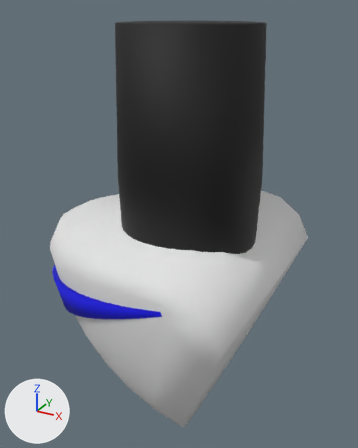
The OBJ model app/simspark/models/lupperarm.obj as it was, and as the next commit left it.
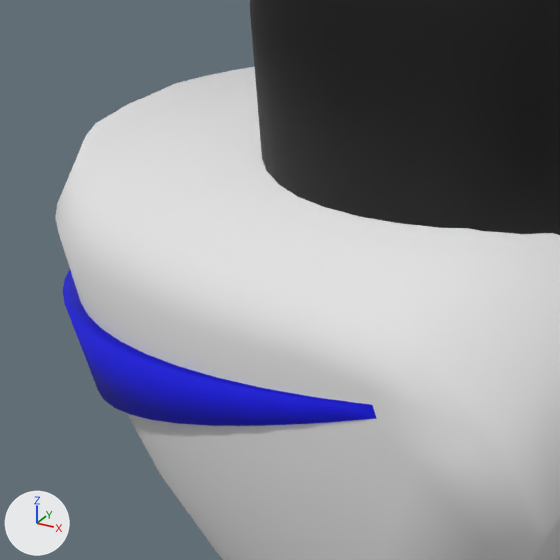
Old and new are each drawn whole from a 50 mm camera at (1.11, -1.94, 1.02) aimed at (0.01, 0.07, 0.02) and again close up on the part from 9% to 63% of the width and 38% to 82% of the height. The axes (+X, +Y, +Z) are drawn at lower left. The lights are the same throughout. Where no turn or scale is listed for an object, it has been applied to the vertices. Vertices at the same position are counted once.

The first close-up shows 'upperarm_Cylinder'.
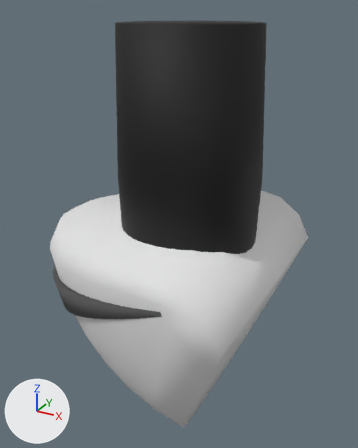
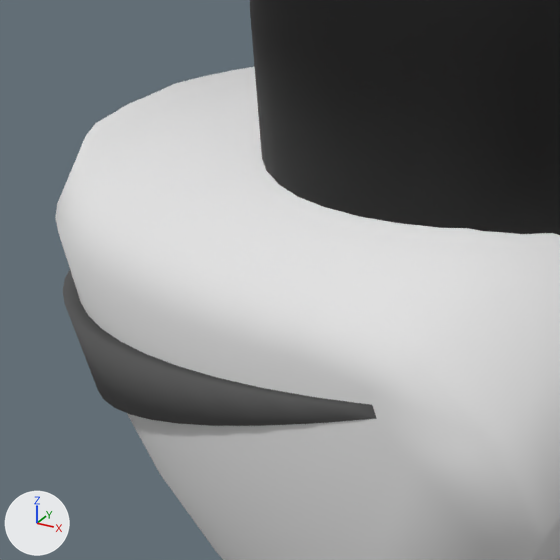
Where the change shows, as pixel boxes [x1, y1, x2, y2] in the close-ups (560 x 560 px):
```json
{"part": 1, "of": "me_upperarm_cylinder", "change": "recoloured", "before": [63, 270, 377, 426], "after": [63, 270, 377, 426], "on screen": "blue to grey"}
```

Scene script edits in JSON lines:
```json
{"op": "add", "block": "mat_matteam", "code": ["mat_matteam = principled_material('matTeam')", "mat_matteam.base_color = (0.1, 0.1, 0.1)  # dark grey #595959", "mat_matteam.roughness = 0.69"]}
{"block": "me_upperarm_cylinder", "where": "me_upperarm_cylinder.from_pydata(...)  # 441 vertices, 934 faces; spans x -0.67..0.54, y -0.59..0.59, z -1.02..0.96"}
{"block": "me_upperarm_cylinder", "where": "# used by ob_upperarm_cylinder; location = (0.0, 0.0, 0.0)"}
{"block": "me_upperarm_cylinder", "change": "me_upperarm_cylinder part 1: all 184 faces that had it switch from mat_material (blue #0000e7) to mat_matteam (dark grey #595959)"}
```
